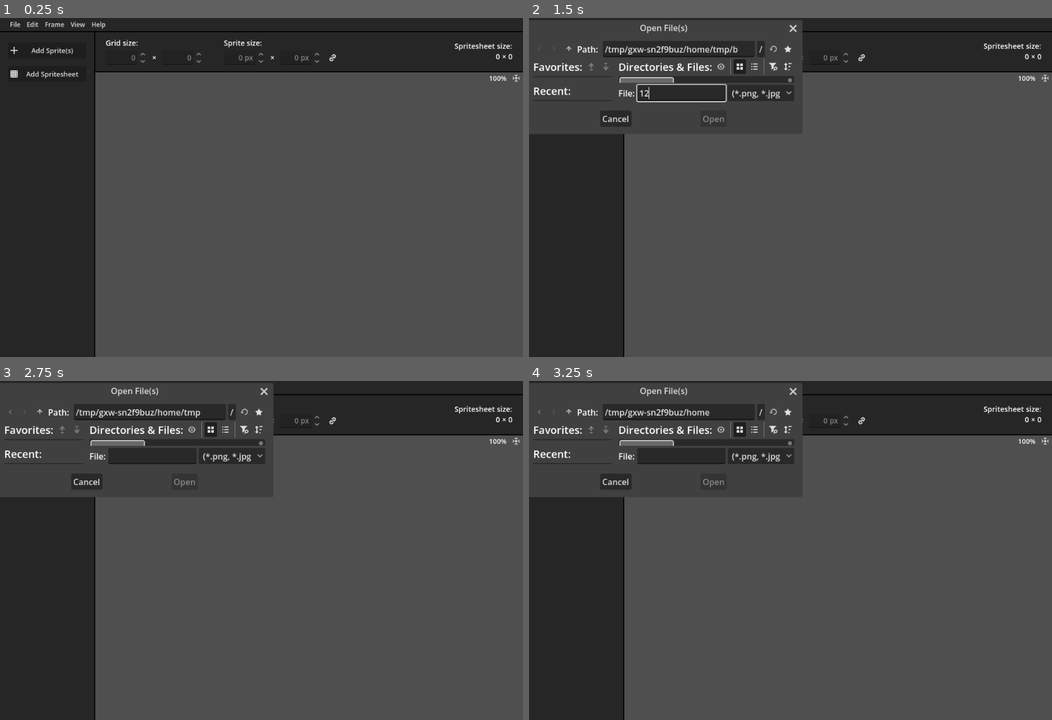
Above: before the commit, frames 1-4 (two rows, left to right).
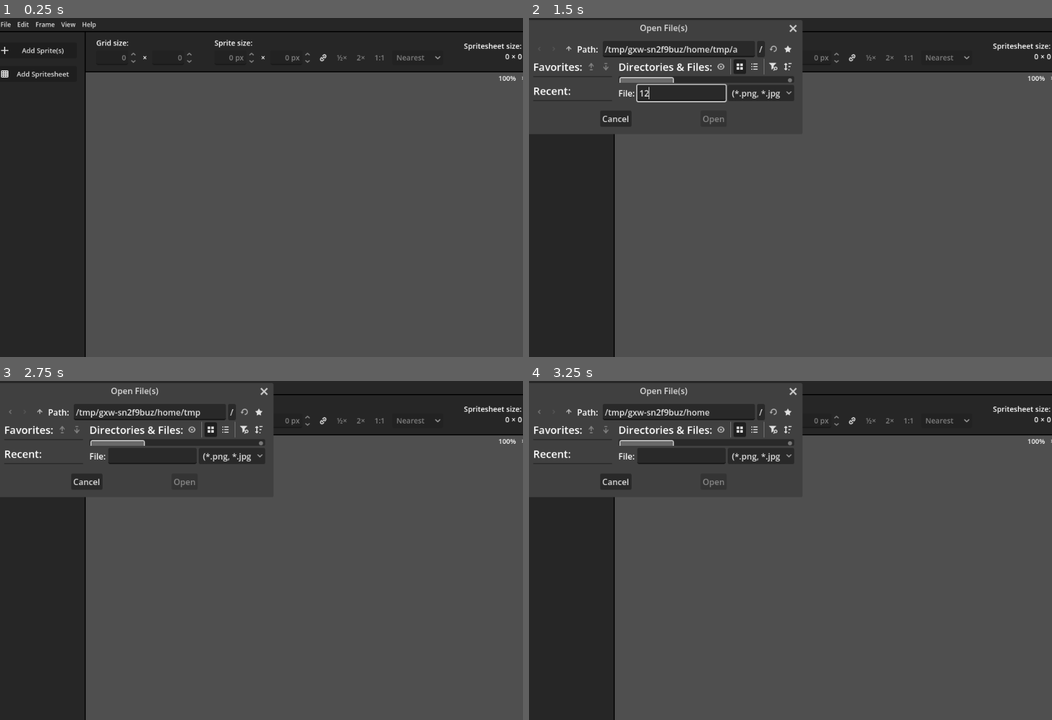
Above: after the commit, the same moments.

Repository: caleb-tognoli/spritesheetbelli
Game: Godot game, scene res://ui/main/main.tscn
Two runs of this game, one before a commit and one after it. Both use one fixed random seed, a clock stepped at 60 frames per second and the inputs below.
Inputs (mouse positions are in pixels of both pictures, inside the frame that each line leads up to):
- Up to frame 1 (0.25 s): no input
- Up to frame 2 (1.5 s): click "Add Sprite(s)" at 0.5 s; click (680, 92) at 1.27 s; type "12" at 1.35 s
- Up to frame 3 (2.75 s): click (41, 411) at 2 s
- Up to frame 4 (3.25 s): click (570, 411) at 2.75 s

The runs differ from the first frame. In frame 1, 2.9% of the frame differs, in the area x 0-100%, y 0-100%; in frame 2, 1.7%; in frame 3, 1.7%; in frame 4, 1.7%.

Commit message:
Add resize filter and quick scale buttons
Next to the sprite size: ½× and 2× scale the sprites, 1:1 returns to the
original size, and a filter menu picks how pixels are blended (Nearest
keeps pixel art sharp). The first resize uses the default filter from
Settings; after that the sheet keeps its own.

Diff:
--- a/tests/unit/test_main.gd
+++ b/tests/unit/test_main.gd
@@ -251,3 +251,20 @@
 	main.files.open_dropped_files(PackedStringArray([folder.path_join("a2.png")]))
 	assert_true(main.files.add_spritesheet_window.visible, "one image opens Add Spritesheet")
 	main.files.add_spritesheet_window.hide()
+
+
+func test_quick_scale_buttons_and_filter() -> void:
+	Global.document.perform(
+		"Add", Global.spritesheet.add_frames.bind([make_image(Color.RED)] as Array[Image])
+	)
+	main.double_size_btn.pressed.emit()
+	assert_eq(Global.spritesheet.sprite_size, Vector2i(32, 32))
+	main.half_size_btn.pressed.emit()
+	main.half_size_btn.pressed.emit()
+	assert_eq(Global.spritesheet.sprite_size, Vector2i(8, 8))
+	main.resize_filter.item_selected.emit(Image.INTERPOLATE_CUBIC)
+	assert_eq(Global.spritesheet.scale_filter, Image.INTERPOLATE_CUBIC)
+	main.double_size_btn.pressed.emit()
+	assert_eq(Global.spritesheet.scale_filter, Image.INTERPOLATE_CUBIC, "keeps the sheet's filter")
+	main.original_size_btn.pressed.emit()
+	assert_eq(Global.spritesheet.sprite_size, Vector2i(16, 16))
--- a/ui/main/main.tscn
+++ b/ui/main/main.tscn
@@ -256,6 +256,47 @@
 icon = ExtResource("8_link")
 flat = true
 
+[node name="HalfSize" type="Button" parent="VBoxContainer/HBoxContainer/VBoxContainer/Panel/MarginContainer/HBoxContainer/SpriteSize/HBoxContainer"]
+unique_name_in_owner = true
+layout_mode = 2
+size_flags_vertical = 4
+tooltip_text = "Half size"
+text = "½×"
+flat = true
+
+[node name="DoubleSize" type="Button" parent="VBoxContainer/HBoxContainer/VBoxContainer/Panel/MarginContainer/HBoxContainer/SpriteSize/HBoxContainer"]
+unique_name_in_owner = true
+layout_mode = 2
+size_flags_vertical = 4
+tooltip_text = "Double size"
+text = "2×"
+flat = true
+
+[node name="OriginalSize" type="Button" parent="VBoxContainer/HBoxContainer/VBoxContainer/Panel/MarginContainer/HBoxContainer/SpriteSize/HBoxContainer"]
+unique_name_in_owner = true
+layout_mode = 2
+size_flags_vertical = 4
+tooltip_text = "Original size"
+text = "1:1"
+flat = true
+
+[node name="ResizeFilter" type="OptionButton" parent="VBoxContainer/HBoxContainer/VBoxContainer/Panel/MarginContainer/HBoxContainer/SpriteSize/HBoxContainer"]
+unique_name_in_owner = true
+layout_mode = 2
+size_flags_vertical = 4
+tooltip_text = "How pixels are blended when resizing. Nearest keeps pixel art sharp."
+item_count = 5
+popup/item_0/text = "Nearest"
+popup/item_0/id = 0
+popup/item_1/text = "Bilinear"
+popup/item_1/id = 1
+popup/item_2/text = "Cubic"
+popup/item_2/id = 2
+popup/item_3/text = "Trilinear"
+popup/item_3/id = 3
+popup/item_4/text = "Lanczos"
+popup/item_4/id = 4
+
 [node name="ExportContainer" type="HBoxContainer" parent="VBoxContainer/HBoxContainer/VBoxContainer/Panel/MarginContainer/HBoxContainer"]
 layout_mode = 2
 size_flags_horizontal = 3
--- a/ui/main/main_ui.gd
+++ b/ui/main/main_ui.gd
@@ -36,6 +36,10 @@
 @onready var sprite_width: SpinBox = %SpriteWidth
 @onready var sprite_height: SpinBox = %SpriteHeight
 @onready var keep_ratio_btn: Button = %KeepRatio
+@onready var half_size_btn: Button = %HalfSize
+@onready var double_size_btn: Button = %DoubleSize
+@onready var original_size_btn: Button = %OriginalSize
+@onready var resize_filter: OptionButton = %ResizeFilter
 @onready var add_sprites_btn: Button = %AddSprites
 @onready var add_spritesheet_btn: Button = %AddSpritesheet
 @onready var spritesheet_width: Label = %SpritesheetWidth
@@ -70,6 +74,21 @@
 	sprite_width.value_changed.connect(func(width: float) -> void: set_sprite_size(int(width), -1))
 	sprite_height.value_changed.connect(
 		func(height: float) -> void: set_sprite_size(-1, int(height))
+	)
+	half_size_btn.pressed.connect(scale_sprites.bind(0.5))
+	double_size_btn.pressed.connect(scale_sprites.bind(2.0))
+	original_size_btn.pressed.connect(
+		func() -> void:
+			Global.document.perform(
+				"Original size", Global.spritesheet.set_frame_scale.bind(Vector2.ONE)
+			)
+	)
+	resize_filter.item_selected.connect(
+		func(filter: int) -> void:
+			var sheet := Global.spritesheet
+			Global.document.perform(
+				"Resize filter", sheet.set_frame_scale.bind(sheet.frame_scale, filter)
+			)
 	)
 	keep_ratio_btn.toggled.connect(
 		func(on: bool) -> void: keep_ratio_btn.icon = LINK_ICON if on else UNLINK_ICON
@@ -293,10 +312,26 @@
 	if new_size.x <= 0 or new_size.y <= 0:
 		set_text_params(Global.spritesheet)
 		return
-	var filter: Image.Interpolation = Settings.get_value(&"resize_filter")
 	Global.document.perform(
-		"Resize sprites", Global.spritesheet.resize_sprites.bind(new_size, filter)
-	)
+		"Resize sprites", Global.spritesheet.resize_sprites.bind(new_size, get_resize_filter())
+	)
+
+
+## Multiplies the current scale, e.g. 2 to double the size
+func scale_sprites(factor: float) -> void:
+	var sheet := Global.spritesheet
+	Global.document.perform(
+		"Resize sprites",
+		sheet.set_frame_scale.bind(sheet.frame_scale * factor, get_resize_filter())
+	)
+
+
+## The sheet's filter once it has been resized, otherwise the default from the settings
+func get_resize_filter() -> Image.Interpolation:
+	var sheet := Global.spritesheet
+	if sheet.frame_scale != Vector2.ONE:
+		return sheet.scale_filter
+	return Settings.get_value(&"resize_filter")
 
 
 func set_text_params(spritesheet: Spritesheet) -> void:
@@ -306,6 +341,7 @@
 	sprite_height.set_value_no_signal(spritesheet.sprite_size.y)
 	spritesheet_width.text = str(spritesheet.sprite_size.x * spritesheet.grid_size.x)
 	spritesheet_height.text = str(spritesheet.sprite_size.y * spritesheet.grid_size.y)
+	resize_filter.select(get_resize_filter())
 
 
 func disable_if_empty() -> void:
@@ -314,6 +350,9 @@
 	grid_columns.editable = not is_empty
 	sprite_width.editable = not is_empty
 	sprite_height.editable = not is_empty
+	for button: BaseButton in [half_size_btn, double_size_btn, original_size_btn, resize_filter]:
+		button.disabled = is_empty
+	original_size_btn.disabled = is_empty or Global.spritesheet.frame_scale == Vector2.ONE
 
 
 func set_spritesheet_grid_size(columns: int, rows: int) -> void:
